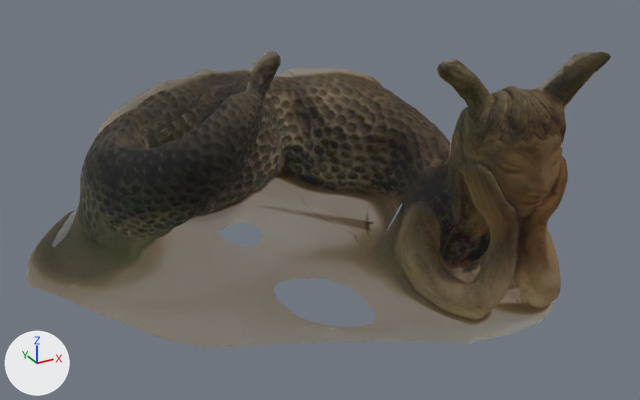
The glTF model wormWoman.glb as it was, and as the next commit left it.
Camera for both pictures: a 50 mm lens placed at (-9.88, -30.51, 13.37), pointed at (1.23, -10.3, 3.27). Arrows for +X, +Y and +Z are at lower left; the lights stay in place. Where no turn or scale is listed for an object, it has been applied to the vertices.

The first picture shows 'wormWoman'.
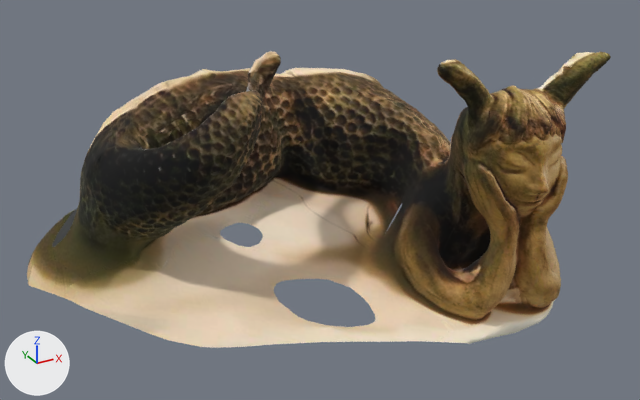
The newer file is also rescaled (x1.5), turned or shifted as a whole; pictures and numbers use the older file's frame.

What changed in the scene script:
```text
Add mat_material_0:
    mat_material_0 = principled_material('material_0')
    mat_material_0.texture = img_wormwoman
    mat_material_0.roughness = 1.0
Change me_wormwoman:
    where me_wormwoman.from_pydata(...)  # 15659 vertices, 31031 faces; spans x -6.67..8.28, y -14.8..-4.83, z -0.15..7.69
    remove me_wormwoman.materials.append(mat_default)  # picture img_wormwoman
    add me_wormwoman.materials.append(mat_material_0)  # picture img_wormwoman
```

Changed parts and their boxes [x1, y1, x2, y2] in the pictures (640 x 400 px):
'wormWoman', recoloured
    both: [27, 51, 611, 348]
